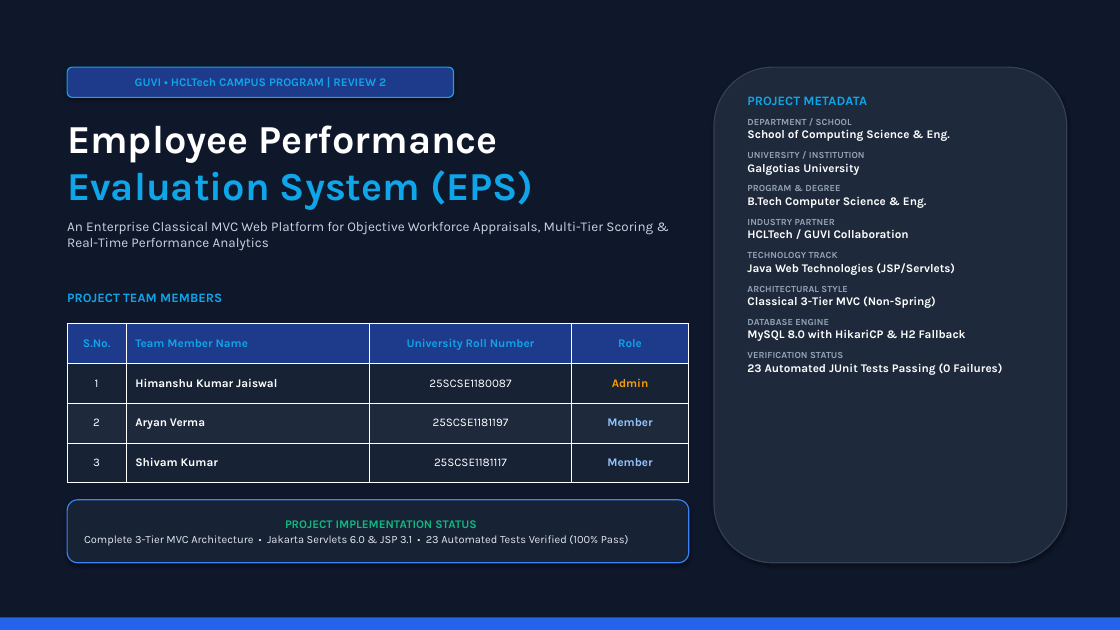
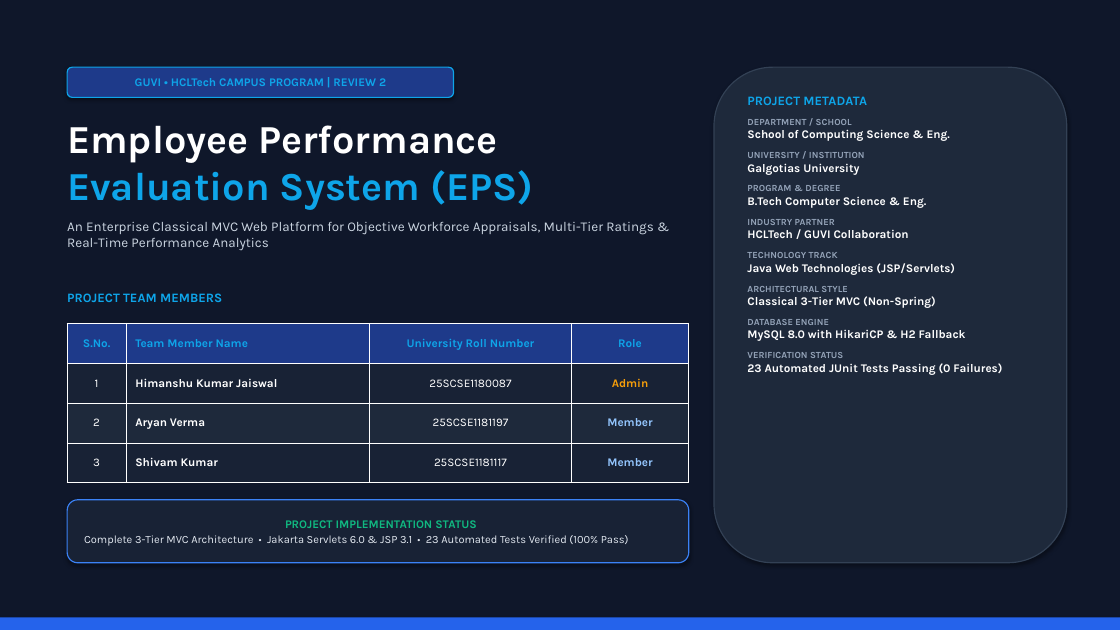
Before and after one commit to himanshu0976/Employee-Performance-Evaluation-System, a slide deck: slide 1 of Employee_Performance_Evaluation_System_Review2.pptx. Drawn at 1120x630 pixels with LibreOffice and Linux fonts; fonts in the diff are those of the drawing. Boxes give left, top, right and bottom in pixels: in the first picture for what was removed or moved away, otherwise in the second. Text is boxed around its words. In the diff, an @@ line names an element or a change of style, - is before the commit and + after.

```diff
--- a/Employee_Performance_Evaluation_System_Review2.pptx
+++ b/Employee_Performance_Evaluation_System_Review2.pptx
@@ text at [67,222,653,250]: text changed @@
-An Enterprise Classical MVC Web Platform for Objective Workforce Appraisals, Multi-Tier Scoring & Real-Time Performance Analytics
+An Enterprise Classical MVC Web Platform for Objective Workforce Appraisals, Multi-Tier Ratings & Real-Time Performance Analytics
```
Also in this commit, not shown: 9 other slides changed, 2 other files.
